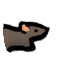
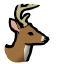
Layers edited between the first and the second (64, 64) image:
added layer "Ungulate" above "Goat" over left=4, top=3, right=50, bottom=63
hid "Squeak" over left=2, top=20, right=51, bottom=54
